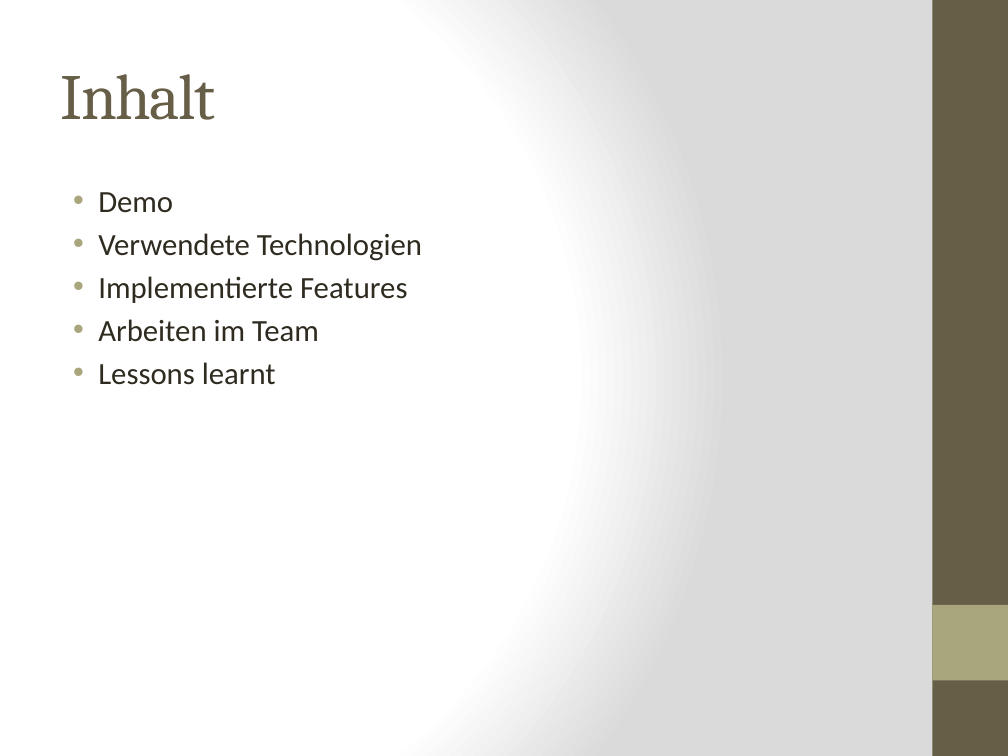
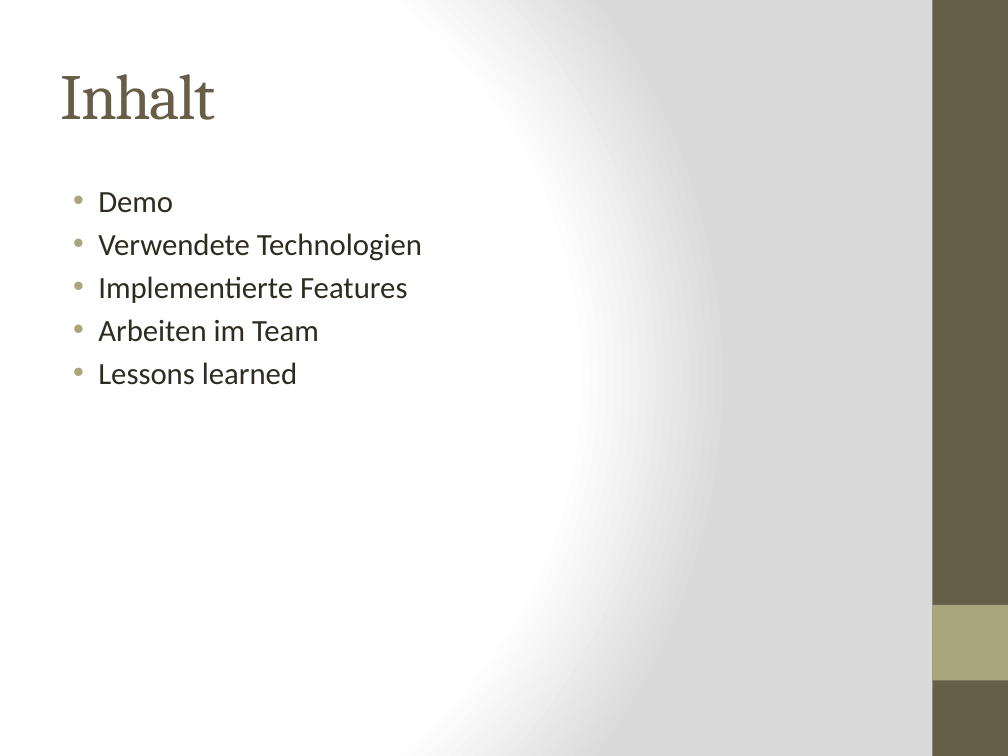
Before and after one commit to kochm8/ch.bfh.bti7054.w2014.p.beerwebshop, a slide deck: slide 2 of doc/Präsentation.pptx. Drawn at 1008x756 pixels with LibreOffice and Linux fonts; fonts in the diff are those of the drawing. Boxes give left, top, right and bottom in pixels: in the first picture for what was removed or moved away, otherwise in the second. Text is boxed around its words. In the diff, an @@ line names an element or a change of style, - is before the commit and + after.

```diff
--- a/doc/Präsentation.pptx
+++ b/doc/Präsentation.pptx
@@ text at <box>98,362,297,385</box>: text changed @@
-• Lessons learnt
+• Lessons learned
```
Also in this commit, not shown: 3 other slides changed, 4 other files.
